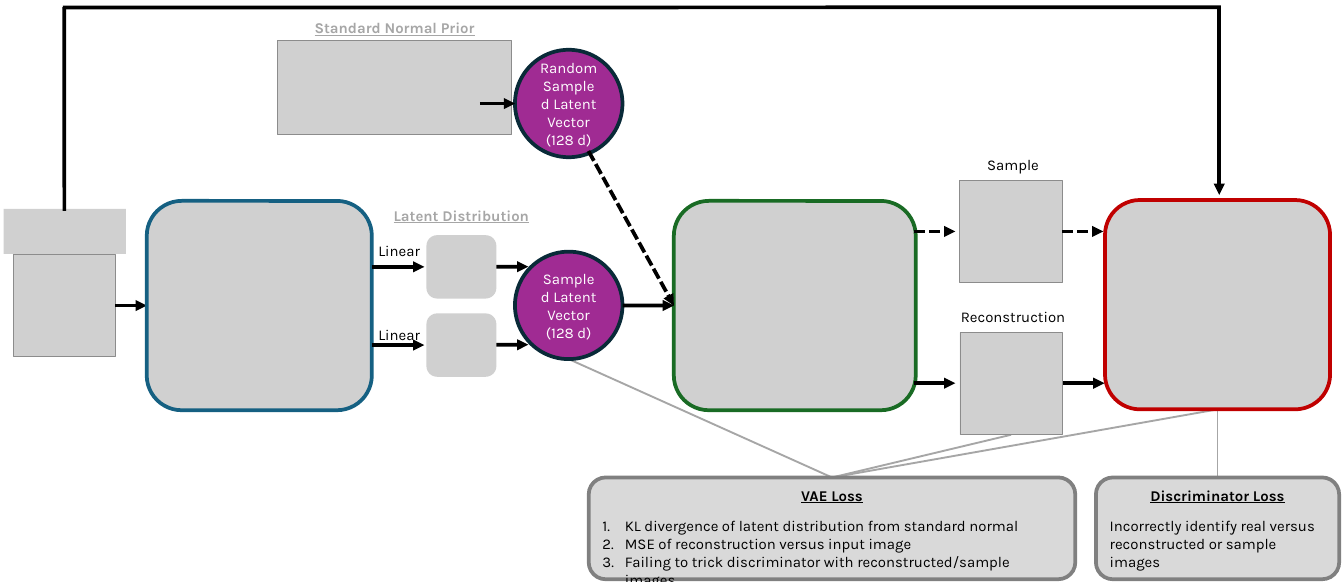
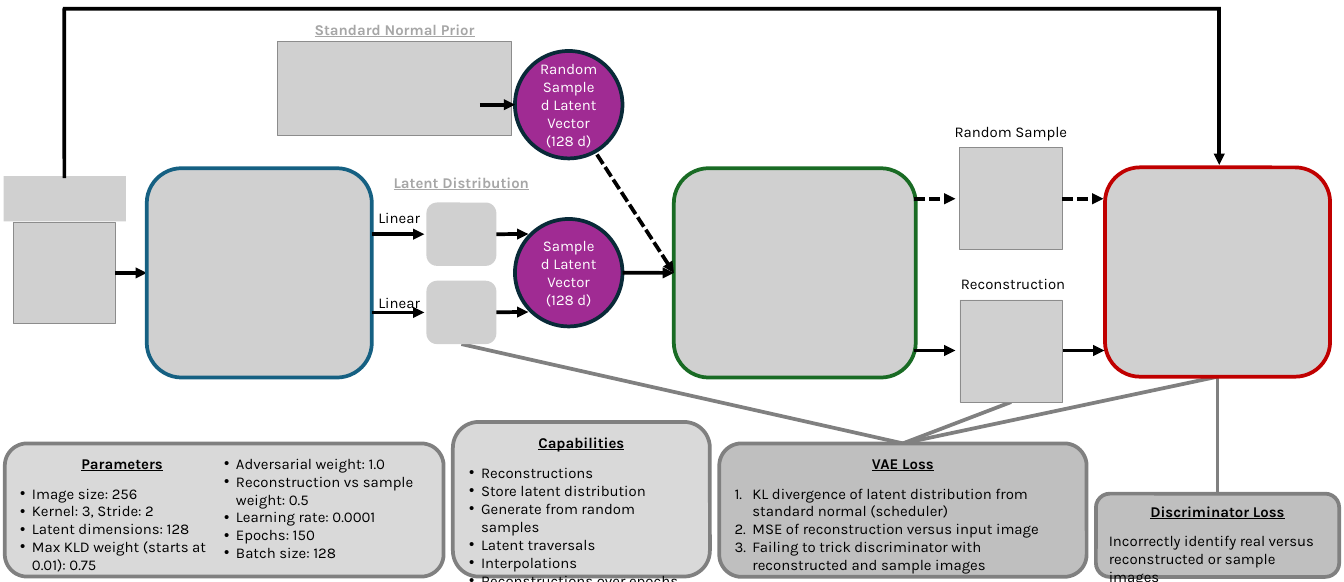
Before and after one commit to BrendenEum/motorVAE, a slide deck: slide 1 of writing/motorVAEGAN-architecture.pptx. Drawn at 1344x582 pixels with LibreOffice and Linux fonts; fonts in the diff are those of the drawing; grey boxes stand for pictures. Boxes give left, top, right and bottom in pixels: in the first picture for what was removed or moved away, otherwise in the second. Text is boxed around its words. In the diff, an @@ line names an element or a change of style, - is before the commit and + after.

Commit message:
more epochs, more kld

```diff
--- a/writing/motorVAEGAN-architecture.pptx
+++ b/writing/motorVAEGAN-architecture.pptx
@@ line moved from (65, 211) - (65, 7) to (65, 178) - (65, 8) @@
@@ arrow moved from (1219, 7) - (1219, 195) to (1219, 8) - (1219, 165) @@
@@ text at box(955, 126, 1067, 141): text changed @@
-Sample
+Random Sample
@@ picture added at box(4, 177, 126, 221) @@
@@ arrow moved from (589, 151) - (674, 306) to (597, 155) - (674, 273) @@
@@ 4 arrows, 3 pictures, 2 texts, 1 ellipse: place and size @@
-4 arrows, 3 pictures, 2 texts, 1 ellipse at box(13, 180, 1330, 409)
+4 arrows, 3 pictures, 2 texts, 1 ellipse at box(13, 148, 1330, 377)
@@ picture removed at box(4, 209, 126, 254) @@
@@ 6 arrows, 5 pictures, 2 texts: place and size @@
-6 arrows, 5 pictures, 2 texts at box(116, 201, 1105, 435)
+6 arrows, 5 pictures, 2 texts at box(116, 168, 1105, 402)
@@ line moved from (569, 359) - (832, 478) to (461, 344) - (903, 444) @@
@@ line (461, 344) - (903, 444): stroke #A6A6A6 1.5 pt to #808080 3 pt @@
@@ line moved from (1218, 409) - (832, 478) to (1218, 377) - (903, 444) @@
@@ line (1218, 377) - (903, 444): stroke #A6A6A6 1.5 pt to #808080 3 pt @@
@@ line moved from (1218, 409) - (1218, 478) to (1218, 377) - (1218, 494) @@
@@ line (1218, 377) - (1218, 494): stroke #A6A6A6 1.5 pt to #808080 3 pt @@
@@ line moved from (1011, 435) - (832, 478) to (1011, 402) - (903, 444) @@
@@ line (1011, 402) - (903, 444): stroke #A6A6A6 1.5 pt to #808080 3 pt @@
@@ rounded rectangle added at box(4, 444, 444, 577), fill #D9D9D9, outline #808080 3 pt, 12 pt, text #000000 @@
+Parameters
+• Image size: 256
+• Kernel: 3, Stride: 2
+• Latent dimensions: 128
+• Max KLD weight (starts at 0.01): 0.75
+• Adversarial weight: 1.0
+• Reconstruction vs sample weight: 0.5
+• Learning rate: 0.0001
+• Epochs: 150
+• Batch size: 128
@@ rounded rectangle added at box(452, 422, 710, 577), fill #D9D9D9, outline #808080 3 pt, 12 pt, text #000000 @@
+Capabilities
+• Reconstructions
+• Store latent distribution
+• Generate from random samples
+• Latent traversals
+• Interpolations
+• Reconstructions over epochs
@@ rounded rectangle "VAE Loss" at box(719, 444, 1087, 577): fill #D9D9D9 to #BFBFBF @@
@@ rounded rectangle "VAE Loss": place and size @@
-rounded rectangle "VAE Loss" at box(589, 478, 1075, 580)
+rounded rectangle "VAE Loss" at box(719, 444, 1087, 577)
@@ text in rounded rectangle at box(752, 459, 1039, 538): indent changed @@
@@ text in rounded rectangle at box(752, 488, 1028, 518): text changed @@
-1. KL divergence of latent distribution from standard normal
+1. KL divergence of latent distribution from standard normal (scheduler)
@@ rounded rectangle "Discriminator Loss": place and size @@
-rounded rectangle "Discriminator Loss" at box(1096, 478, 1340, 580)
+rounded rectangle "Discriminator Loss" at box(1096, 494, 1340, 577)
@@ rounded rectangle "Discriminator Loss" at box(1096, 494, 1340, 577): fill #D9D9D9 to #BFBFBF @@
@@ text in rounded rectangle at box(752, 542, 986, 574): text changed @@
-3. Failing to trick discriminator with reconstructed/sample images
+3. Failing to trick discriminator with reconstructed and sample images
```
Also in this commit, not shown: 2 other files.
